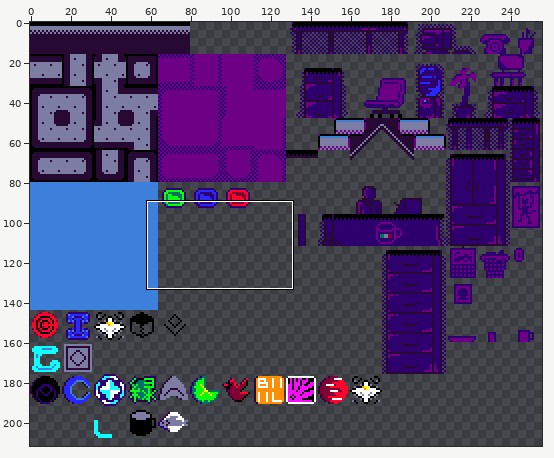
One commit to this pixel-art file: textures/aseprite/tileset1.aseprite. The first picture is a wide view before the edit; the outline marks the close-up.
Close-up. Before the edit:
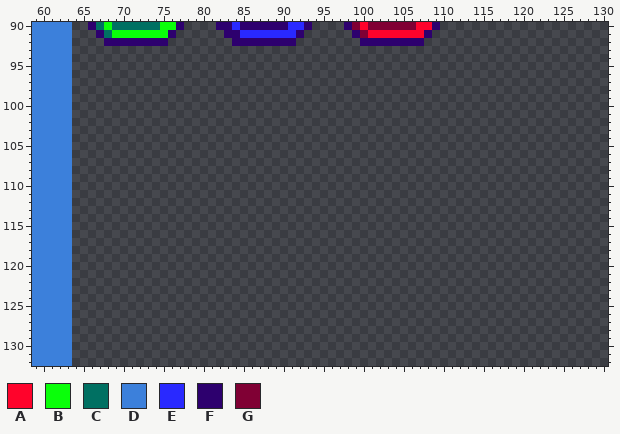
256x256 pixels, 1 frame. Shown: x 59..130, y 90..132. The wide view leaves out empty margins.
Palette (. is transparent): A #ff032b  B #0aff0a  C #007062  D #3c80db  E #2929ff  F #2d006e  G #800034
Pixels before (only the part around the change), first column x 60:
 90 DDDD..FCBCCCCCCBBF....FFEFFFFFFEEF....FGAGGGGGGAAF.....................
 91 DDDD...FCBBBBBBBF......FFEEEEEEEF......FGAAAAAAAF......................
 92 DDDD....FFFFFFFF........FFFFFFFF........FFFFFFFF.......................
 93 DDDD...................................................................
 94 DDDD...................................................................
 95 DDDD...................................................................
 96 DDDD...................................................................
 97 DDDD...................................................................
 98 DDDD...................................................................
 99 DDDD...................................................................
100 DDDD...................................................................
101 DDDD...................................................................
102 DDDD...................................................................
103 DDDD...................................................................
104 DDDD...................................................................
105 DDDD...................................................................
106 DDDD...................................................................
107 DDDD...................................................................
108 DDDD...................................................................
109 DDDD...................................................................
110 DDDD...................................................................
111 DDDD...................................................................
112 DDDD...................................................................
113 DDDD...................................................................
114 DDDD...................................................................
115 DDDD...................................................................
116 DDDD...................................................................
117 DDDD...................................................................
118 DDDD...................................................................
119 DDDD...................................................................
120 DDDD...................................................................
121 DDDD...................................................................
122 DDDD...................................................................
123 DDDD...................................................................
124 DDDD...................................................................
125 DDDD...................................................................
126 DDDD...................................................................
127 DDDD...................................................................
128 DDDD...................................................................
129 DDDD...................................................................
130 DDDD...................................................................
131 DDDD...................................................................
132 DDDD...................................................................
And afterwards:
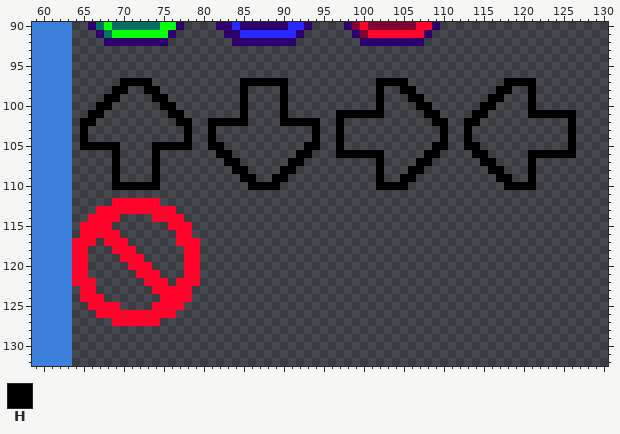
Colours new in this view: H #000000
From old to new:
There is now colour A in row 112 at x 69 to 74; in row 113 at x 67 to 76; in row 114 at x 66 to 69 and 74 to 77; in row 115 at x 65 to 68 and 76 to 78; in row 116 at x 65 to 69 and 77 to 78; in row 117 at x 64 to 66, 68 to 70 and 77 to 79.
There is now colour A in row 118 at x 64 to 65, 69 to 71 and 78 to 79; in row 119 at x 64 to 65, 70 to 72 and 78 to 79; in row 120 at x 64 to 65, 71 to 73 and 78 to 79; in row 121 at x 64 to 65, 72 to 74 and 78 to 79; in row 122 at x 64 to 66, 73 to 75 and 77 to 79; in row 123 at x 65 to 66 and 74 to 78.
There is now colour A in row 124 at x 65 to 67 and 75 to 78; in row 125 at x 66 to 69 and 74 to 77; in row 126 at x 67 to 76; in row 127 at x 69 to 74.
There is now colour H in row 97 at x 70 to 73, 85 to 90, 102 to 105 and 118 to 121; in row 98 at x 69 to 70, 73 to 74, 85, 90, 102, 105 to 106, 117 to 118 and 121; in row 99 at x 68 to 69, 74 to 75, 85, 90, 102, 106 to 107, 116 to 117 and 121; in row 100 at x 67 to 68, 75 to 76, 85, 90, 102, 107 to 108, 115 to 116 and 121; in row 101 at x 66 to 67, 76 to 77, 85, 90, 97 to 102, 108 to 109, 114 to 115 and 121 to 126; in row 102 at x 65 to 66, 77 to 78, 81 to 85, 90 to 94, 97, 109 to 110, 113 to 114 and 126.
There is now colour H in rows 103 to 104 at x 65, 78, 81, 94, 97, 110, 113 and 126; in row 105 at x 65 to 69, 74 to 78, 81 to 82, 93 to 94, 97, 109 to 110, 113 to 114 and 126; in row 106 at x 69, 74, 82 to 83, 92 to 93, 97 to 102, 108 to 109, 114 to 115 and 121 to 126; in row 107 at x 69, 74, 83 to 84, 91 to 92, 102, 107 to 108, 115 to 116 and 121; in row 108 at x 69, 74, 84 to 85, 90 to 91, 102, 106 to 107, 116 to 117 and 121; in row 109 at x 69, 74, 85 to 86, 89 to 90, 102, 105 to 106, 117 to 118 and 121.
There is now colour H in row 110 at x 69 to 74, 86 to 89, 102 to 105 and 118 to 121.
Where, in picture pixels (left, top, right, bottom), the same in both close-ups:
added: (72, 78, 576, 326)
